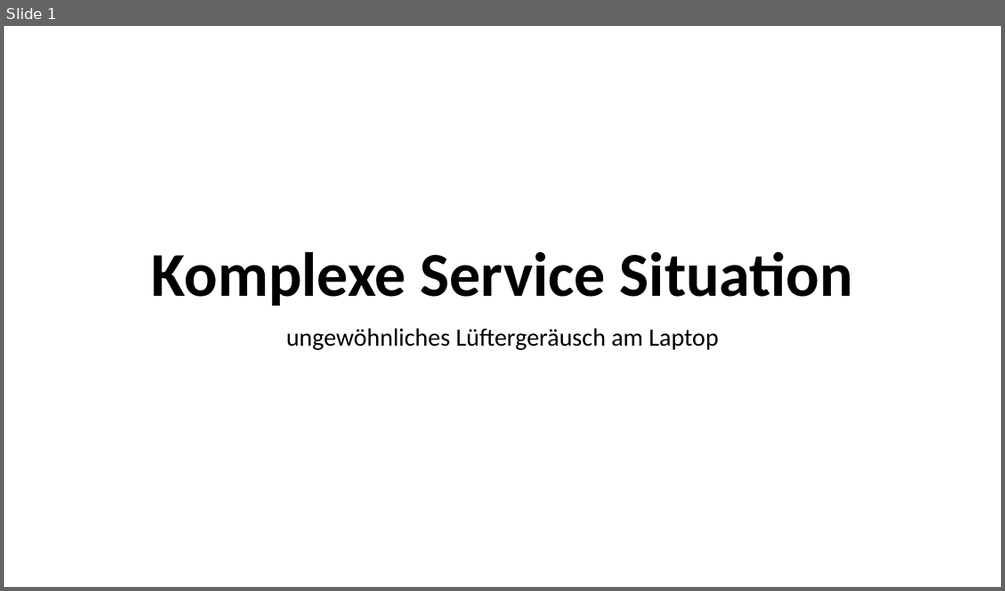
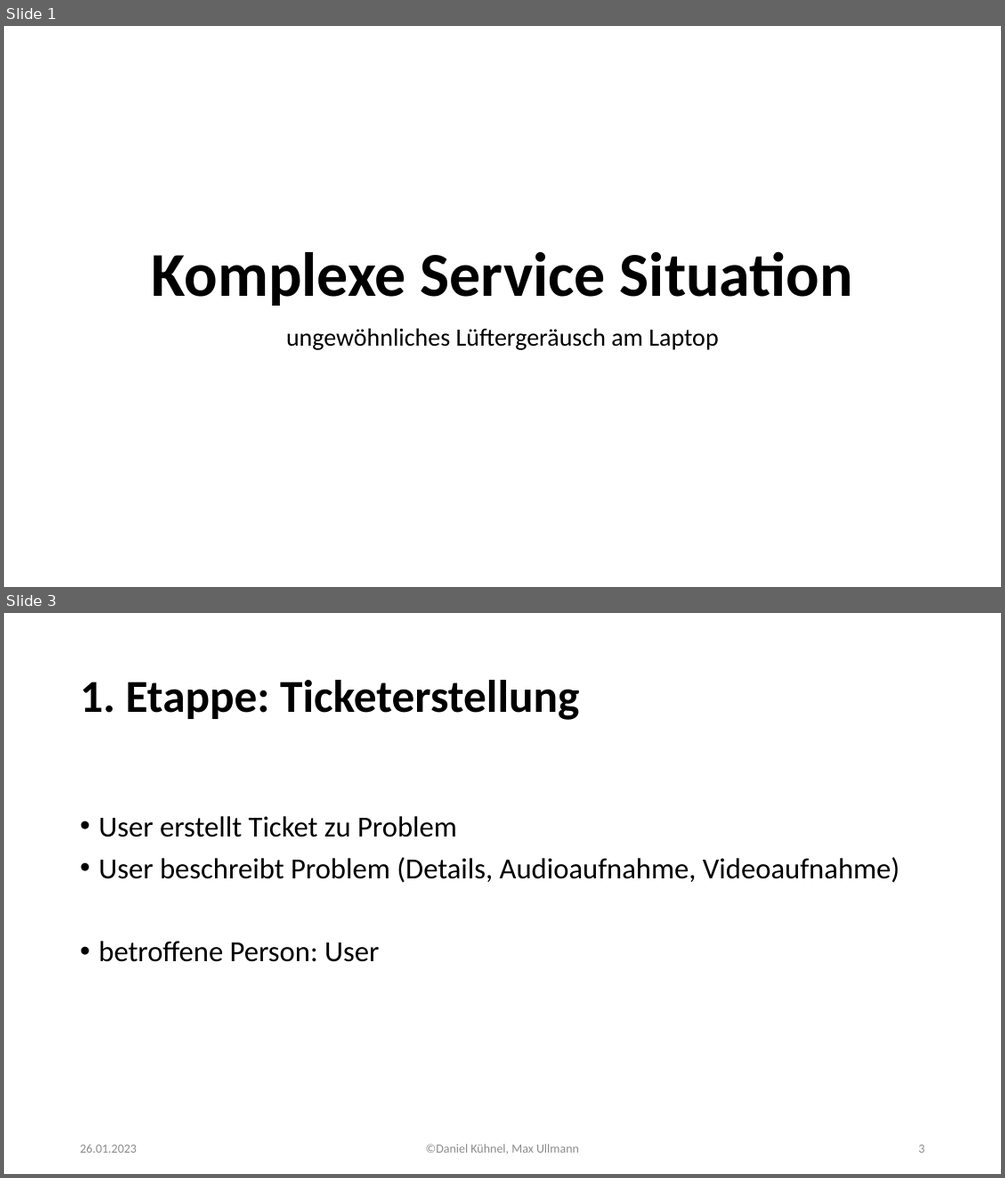
Before and after one commit to someKumo/lf6-hoechst-komplexer-service, a slide deck: Komplexe_Service_Situation.pptx. Shown one above the other, each under a label of ours: slide 1 before the commit, slides 1 and 3 after it; the slides between them are not shown. The pictures are 1005x591 and 1005x1178 pixels, drawn with LibreOffice and Linux fonts; fonts in the diff are those of the drawing. Boxes give left, top, right and bottom in pixels: in the first picture for what was removed or moved away, otherwise in the second. Text is boxed around its words. In the diff, an @@ line names an element or a change of style, - is before the commit and + after.

```diff
--- a/Komplexe_Service_Situation.pptx
+++ b/Komplexe_Service_Situation.pptx
@@ slide 3 added at (4,613,1001,1174), background #FFFFFF @@
@@ title added at (80,680,579,720), 44 pt, text #000000, bold @@
+1. Etappe: Ticketerstellung
@@ text added at (98,816,899,962), 28 pt, text #000000 @@
+• User erstellt Ticket zu Problem
+• User beschreibt Problem (Details, Audioaufnahme, Videoaufnahme)
+• betroffene Person: User
@@ text added at (80,1144,137,1152), 12 pt, text #8C8C8C @@
+26.01.2023
@@ text added at (426,1143,579,1153), 12 pt, text #8C8C8C @@
+©Daniel Kühnel, Max Ullmann
@@ page number added at (918,1144,924,1152), 12 pt, text #8C8C8C @@
+3
```
Also in this commit, not shown: 6 other slides added, 1 slide removed.
